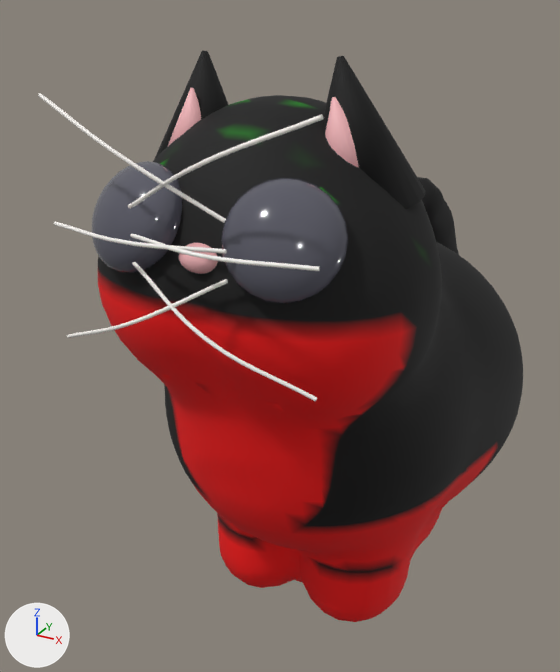
Renders of the glTF model client/public/assets/models/boop-kitten.glb from each side of a commit.
Both versions are drawn from a 50 mm lens placed at (0.574, -1.316, 1.117), pointed at (-0.115, -0.064, 0.491). The axes (+X, +Y, +Z) are drawn at lower left. The lights are the same throughout. The older version comes first. Vertices at exactly the same position are counted once.

Objects in the first picture: 'Cat'.
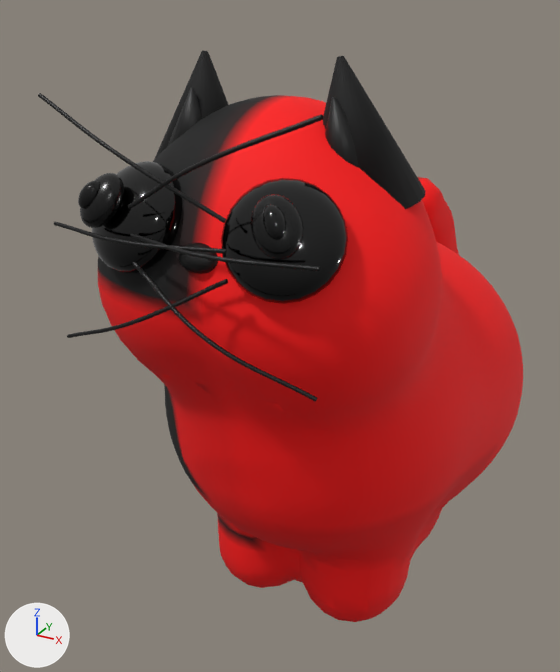
Boxes (x1, y1, x2, y2) around the edits, measured in the pictures (560 x 672 px; the box of a moved part takes in the faces that stretch with it):
part 1 of me_mesh, moved or reshaped (not visible afterwards): before (92, 161, 182, 273)
part 2 of me_mesh, moved or reshaped (not visible before): after (92, 161, 182, 273)
part 3 of me_mesh, moved or reshaped (not visible before): after (251, 194, 303, 260)
part 4 of me_mesh, moved or reshaped (not visible before): after (80, 173, 124, 228)
part 5 of me_mesh, moved or reshaped (not visible before): after (263, 205, 286, 240)
part 6 of me_mesh, moved or reshaped (not visible before): after (78, 181, 100, 209)
part 7 of me_mesh, recoloured: (38, 88, 523, 586) in both
part 8 of me_mesh, recoloured (darker): before (92, 161, 348, 304); after (221, 178, 348, 304)
part 9 of me_mesh, recoloured: after (92, 161, 182, 273)
part 10 of me_mesh, recoloured: after (80, 173, 303, 260)
part 11 of me_mesh, recoloured: after (78, 181, 286, 240)

The edits, one by one:
me_mesh has 9368 vertices, 18558 faces and spans x -0.327..0.327, y -0.575..0.574, z -0.058..1.042.
me_mesh is used by ob_cat; location (0.0, 0.0, 0.0).
me_mesh part 1: the loose piece of 362 vertices spanning x -0.197..-0.038, y -0.537..-0.414, z 0.757..0.904 is multiplied about its middle by the matrix ((0.057, -0.148, -0.063), (0.148, 0.146, -0.08), (0.063, -0.08, 0.161)), then moved by (0.266, -0.032, -0.008).
me_mesh part 2: the loose piece of 362 vertices spanning x -0.171..-0.069, y -0.521..-0.443, z 0.788..0.882 is multiplied about its middle by the matrix ((1.555, 0.027, -0.018), (0.027, 1.624, -0.051), (-0.018, -0.051, 1.579)), then moved by (0.002, 0.007, -0.004).
me_mesh part 3: the loose piece of 362 vertices spanning x 0.135..0.161, y -0.52..-0.495, z 0.81..0.836 is multiplied about its middle by the matrix ((2.482, 0.004, -0.36), (0.004, 2.092, 0.447), (-0.36, 0.447, 2.68)), then moved by (-0.013, -0.018, 0.04).
me_mesh part 4: the loose piece of 362 vertices spanning x 0.141..0.156, y -0.492..-0.471, z 0.854..0.872 is multiplied about its middle by the matrix ((1.608, 3.082, 2.909), (-3.082, 0.922, 0.301), (-2.909, 0.301, 3.82)), then moved by (-0.283, -0.044, 0.0).
me_mesh part 5: the loose piece of 362 vertices spanning x -0.161..-0.135, y -0.494..-0.469, z 0.85..0.876 is multiplied about its middle by the matrix ((0.244, -0.921, -0.696), (0.921, 0.698, -0.124), (0.696, -0.124, 1.282)), then moved by (0.289, -0.059, 0.01).
me_mesh part 6: the loose piece of 362 vertices spanning x -0.156..-0.141, y -0.518..-0.497, z 0.814..0.832 is multiplied about its middle by the matrix ((2.037, 0.033, 0.552), (0.033, 1.509, 0.645), (0.552, 0.645, 2.387)), then moved by (0.008, -0.033, 0.05).
me_mesh part 7: 14367 kept faces spanning x -0.255..0.327, y -0.575..0.574, z -0.025..1.001 get new vertex colours; the middle colour goes from white #ffffff to black #000000.
me_mesh part 8: 1440 faces spanning x 0.038..0.197, y -0.537..-0.414, z 0.757..0.904 switch from mat_eyes to mat_eyeglints.
me_mesh part 9: 1440 faces spanning x -0.197..0.156, y -0.537..-0.414, z 0.757..0.904 switch from mat_iris to mat_eyeglints.
me_mesh part 10: 1440 faces spanning x -0.168..0.168, y -0.552..-0.498, z 0.827..0.899 switch from mat_eyeglints to mat_iris.
me_mesh part 11: 1440 faces spanning x -0.156..0.156, y -0.555..-0.526, z 0.854..0.892 switch from mat_eyeglints to mat_pupils.
